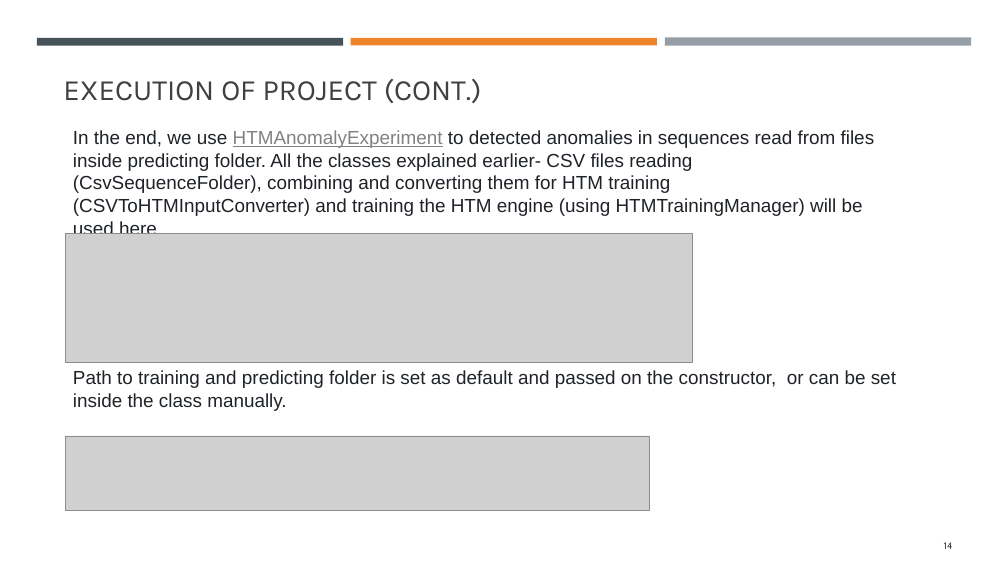
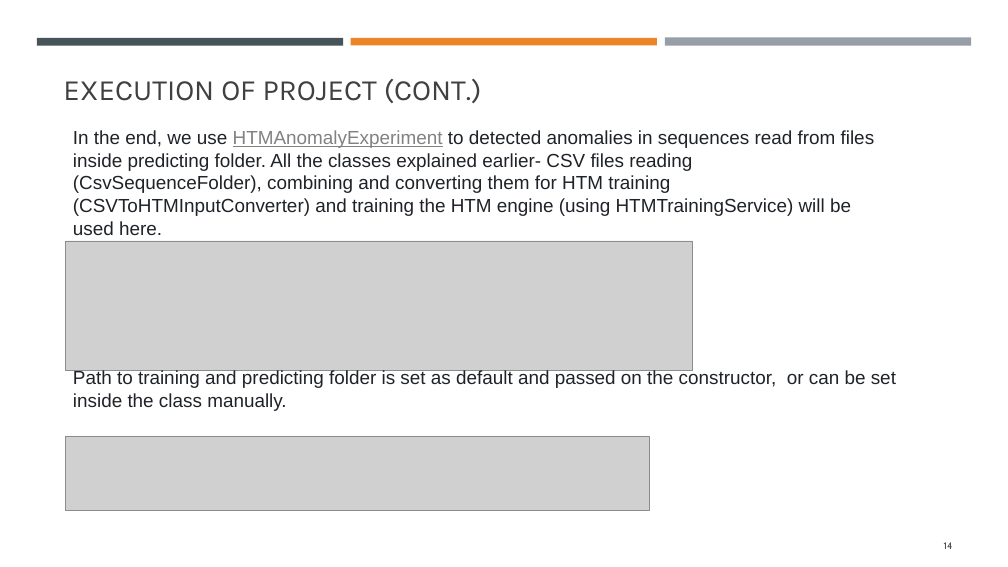
Before and after one commit to mahbubur-r/neocortexapi, a slide deck: slide 14 of source/MySEProject/Documentation/ML 2425-03 Implement Anomaly Detection Sample.pptx. Drawn at 1008x567 pixels with LibreOffice and Linux fonts; fonts in the diff are those of the drawing; grey boxes stand for pictures. Boxes give left, top, right and bottom in pixels: in the first picture for what was removed or moved away, otherwise in the second. Text is boxed around its words. In the diff, an @@ line names an element or a change of style, - is before the commit and + after.

Commit message:
Project presentation updated

```diff
--- a/source/MySEProject/Documentation/ML 2425-03 Implement Anomaly Detection Sample.pptx
+++ b/source/MySEProject/Documentation/ML 2425-03 Implement Anomaly Detection Sample.pptx
@@ text at (73,130,875,235): text changed @@
-In the end, we use HTMAnomalyExperiment to detected anomalies in sequences read from files inside predicting folder. All the classes explained earlier- CSV files reading (CsvSequenceFolder), combining and converting them for HTM training (CSVToHTMInputConverter) and training the HTM engine (using HTMTrainingManager) will be used here.
+In the end, we use HTMAnomalyExperiment to detected anomalies in sequences read from files inside predicting folder. All the classes explained earlier- CSV files reading (CsvSequenceFolder), combining and converting them for HTM training (CSVToHTMInputConverter) and training the HTM engine (using HTMTrainingService) will be used here.
@@ picture: place and size @@
-picture at (66,233,693,362)
+picture at (66,241,693,371)
```
Also in this commit, not shown: 8 other slides changed, 2 other files.
